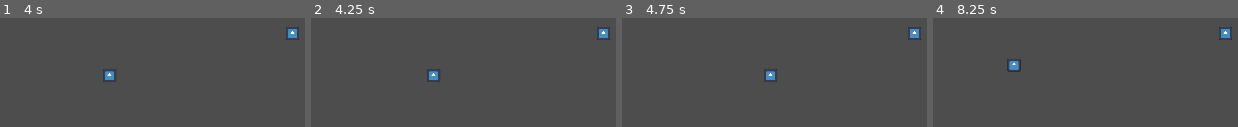
Above: before the commit, frames 1-4 (left to right).
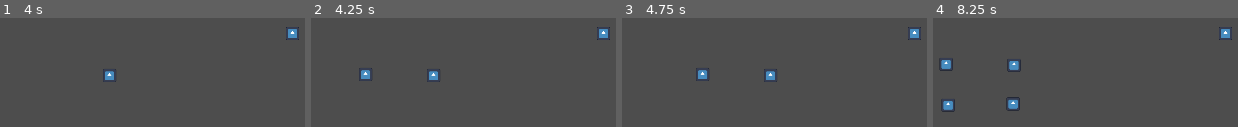
Above: after the commit, the same moments.

Repository: SIN-Studios/Greed
Game: Godot game, scene res://Scenes/Levels/test_level.tscn
Two runs of this game, one before a commit and one after it. Both use one fixed random seed, a clock stepped at 60 frames per second and the inputs below. The engine's default icon, where the game draws it, is replaced by a stand-in: a white triangle on a blue panel in a dark square.
Inputs (mouse positions are in pixels of both pictures, inside the frame that each line leads up to):
- Up to frame 1 (4 s): tap Enter at 0.5, 2 s; move the mouse to (outside the picture) at 0.52 s; hold D (move_right) 0.53-1.28 s; click (outside the picture) at 0.6 s; tap Space at 1.25, 2.75 s; move the mouse to (134, 56) at 1.27 s; hold S (move_backward) 1.28-2.03 s; click (134, 56) at 1.35 s; move the mouse to (outside the picture) at 2.02 s; hold D (move_right) 2.03-2.78 s; click (outside the picture) at 2.1 s; move the mouse to (253, 123) at 2.77 s; hold W (move_forward) 2.78-3.53 s; click (253, 123) at 2.85 s; move the mouse to (outside the picture) at 3.52 s; hold A (move_left) from 3.53 s (still down); click (outside the picture) at 3.6 s
- Up to frame 2 (4.25 s): keep holding A (move_left)
- Up to frame 3 (4.75 s): keep holding A (move_left); tap Enter at 4.25 s; move the mouse to (outside the picture) at 4.27 s; click (outside the picture) at 4.35 s
- Up to frame 4 (8.25 s): tap Space at 5 s; move the mouse to (outside the picture) at 5.02 s; release A (move_left) at 5.03 s; hold S (move_backward) 5.03-5.78 s; click (outside the picture) at 5.1 s; move the mouse to (outside the picture) at 5.77 s; hold D (move_right) 5.78-6.53 s; click (outside the picture) at 5.85 s; move the mouse to (outside the picture) at 6.52 s; hold W (move_forward) 6.53-7.28 s; click (outside the picture) at 6.6 s; move the mouse to (1067, 56) at 7.27 s; hold D (move_right) 7.28-8.03 s; click (1067, 56) at 7.35 s; move the mouse to (outside the picture) at 8.02 s; hold S (move_backward) from 8.03 s (still down); click (outside the picture) at 8.1 s

Frame 1 is identical in both runs. In frame 2, 0.3% of the frame differs, in the area x 15-20%, y 45-58%; in frame 3, 0.3%; in frame 4, 1.2%, in the area x 1-29%, y 36-87%.

Commit message:
quit functionality for testing

Diff:
--- a/Project/Scripts/Attached/enemy_spawner.gd
+++ b/Project/Scripts/Attached/enemy_spawner.gd
@@ -16,7 +16,6 @@
 
 func _on_timer_timeout() -> void:
 	spawn_enemy(Vector2(randf_range(-100,100),randf_range(-100,100)))
-	$Timer.stop()
 
 func spawn_enemy(coordinates: Vector2) -> void:
 	var new_enemy = enemy.instantiate()
--- /dev/null
+++ b/Project/Scripts/Detatched/close_window.gd
@@ -0,0 +1,5 @@
+extends Node
+
+func _process(_delta: float) -> void:
+	if Input.is_action_just_pressed("quit"):
+		get_tree().quit()
--- a/Project/project.godot
+++ b/Project/project.godot
@@ -18,6 +18,7 @@
 [autoload]
 
 SignalManager="*uid://dqlltuxt2b8u4"
+CloseWindow="*uid://bkfpudwva2ppb"
 
 [display]
 
@@ -61,6 +62,12 @@
 "events": [Object(InputEventMouseButton,"resource_local_to_scene":false,"resource_name":"","device":-1,"window_id":0,"a …(259 unchanged characters)…
 ]
 }
+quit={
+"deadzone": 0.2,
+"events": [Object(InputEventKey,"resource_local_to_scene":false,"resource_name":"","device":-1,"window_id":0,"command_or_control_autoremap":true,"alt_pressed":false,"shift_pressed":false,"pressed":false,"keycode":0,"physical_keycode":87,"key_label":0,"unicode":119,"location":0,"echo":false,"script":null)
+, Object(InputEventKey,"resource_local_to_scene":false,"resource_name":"","device":-1,"window_id":0,"alt_pressed":false,"shift_pressed":false,"ctrl_pressed":false,"meta_pressed":false,"pressed":false,"keycode":0,"physical_keycode":4194305,"key_label":0,"unicode":0,"location":0,"echo":false,"script":null)
+]
+}
 
 [layer_names]
 
Not shown, added: Project/Scripts/Detatched/close_window.gd.uid
